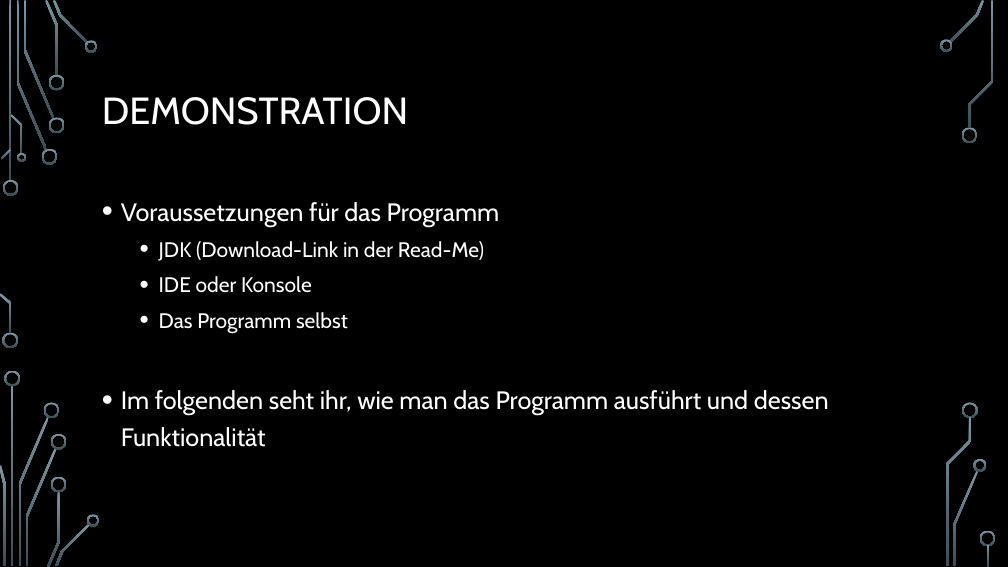
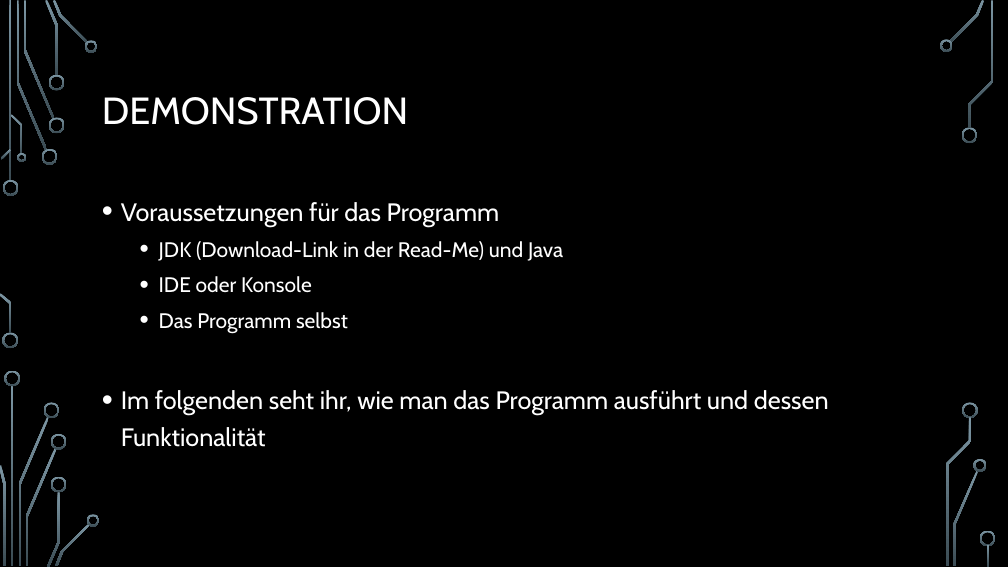
Before and after one commit to I4-Projektseminar-HHU-2017/i4-projekt-wissenstechnologien-lottogewinner-1, a slide deck: slide 11 of LottogewinnerPräsentation.pptx (slide 10 before the commit). Drawn at 1008x567 pixels with LibreOffice and Linux fonts; fonts in the diff are those of the drawing; background and template pictures are left out. Boxes give left, top, right and bottom in pixels: in the first picture for what was removed or moved away, otherwise in the second. Text is boxed around its words. In the diff, an @@ line names an element or a change of style, - is before the commit and + after.

```diff
--- a/LottogewinnerPräsentation.pptx
+++ b/LottogewinnerPräsentation.pptx
@@ text at [159,241,563,261]: text changed @@
-  • JDK (Download-Link in der Read-Me)
+  • JDK (Download-Link in der Read-Me) und Java
```
Also in this commit, not shown: 4 other slides changed, 1 slide added.
